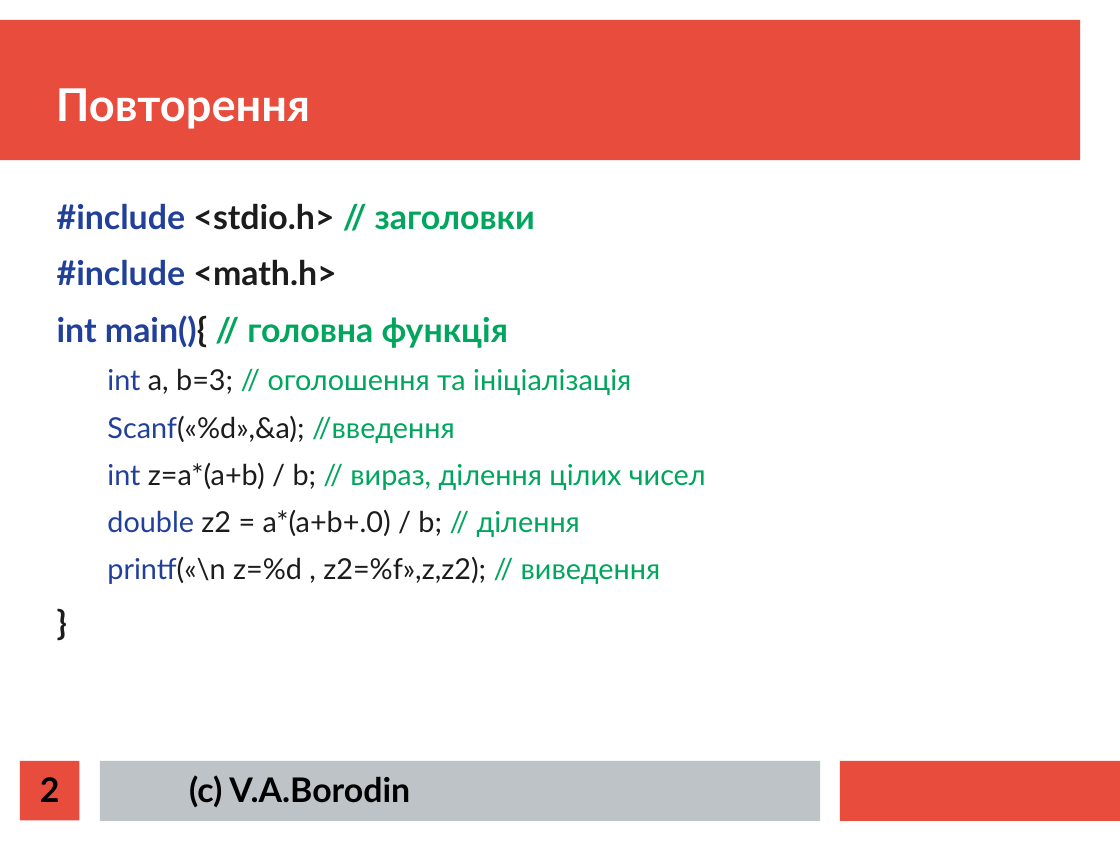
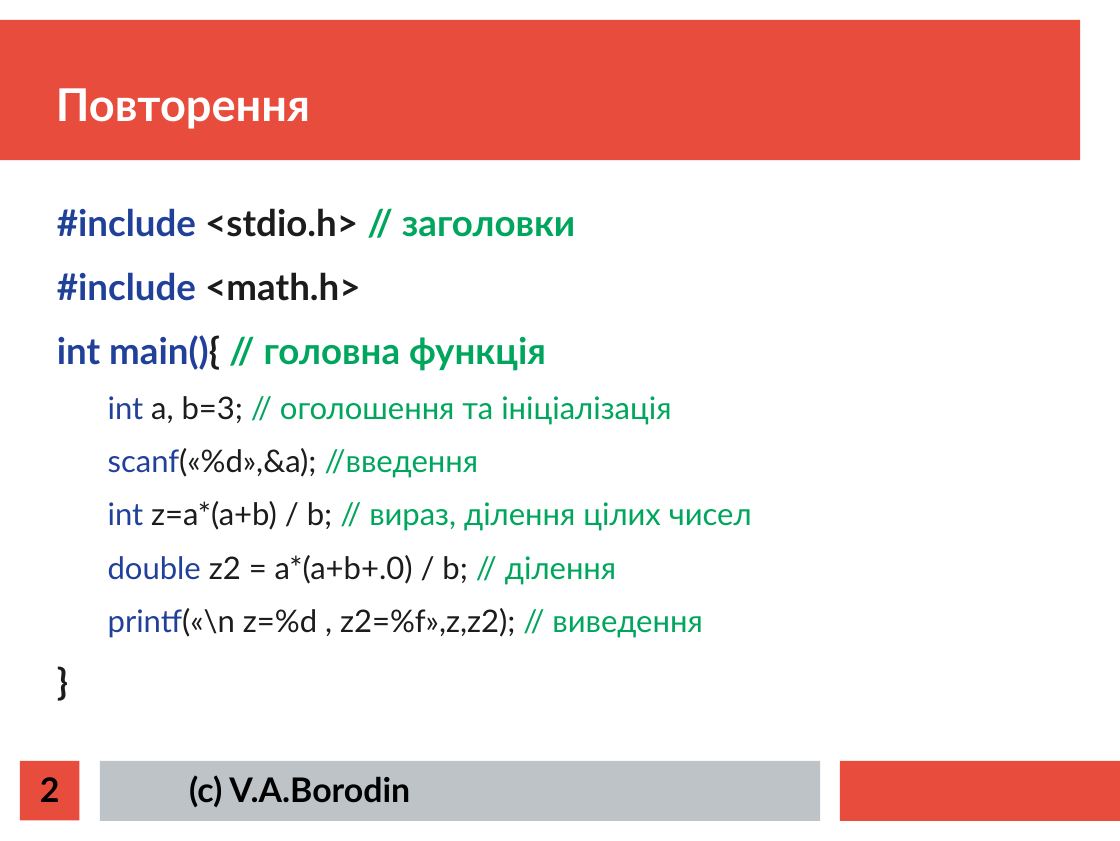
Before and after one commit to mecchmatProjects/CppCourse, a slide deck: slide 2 of Lect2/CppTutorUkr1.ppt. Drawn at 1120x841 pixels with LibreOffice and Linux fonts; fonts in the diff are those of the drawing. Boxes give left, top, right and bottom in pixels: in the first picture for what was removed or moved away, otherwise in the second. Text is boxed around its words. In the diff, an @@ line names an element or a change of style, - is before the commit and + after.

```diff
--- a/Lect2/CppTutorUkr1.ppt
+++ b/Lect2/CppTutorUkr1.ppt
@@ text at <box>57,208,752,638</box>: size 24.1 to 26 pt in "#include <stdio.h> // заголовки", "#include <math.h>", "int main(){ // головна функція", "}"; size 20.4 to 22 pt in "int a, b=3; // оголошення та ініціалізація", "int z=a*(a+b) / b; // вираз, ділення ...", "double z2 = a*(a+b+.0) / b; // ...", "printf(«\n z=%d , z2=%f»,z,z2); // виведення"; line spacing 0.9 to 1; indent changed @@
@@ text at <box>108,448,479,478</box>: text changed; size 20.4 to 22 pt @@
-  Scanf(«%d»,&a); //введення
+  scanf(«%d»,&a); //введення
```
Also in this commit, not shown: 10 other slides changed, 3 other files.
